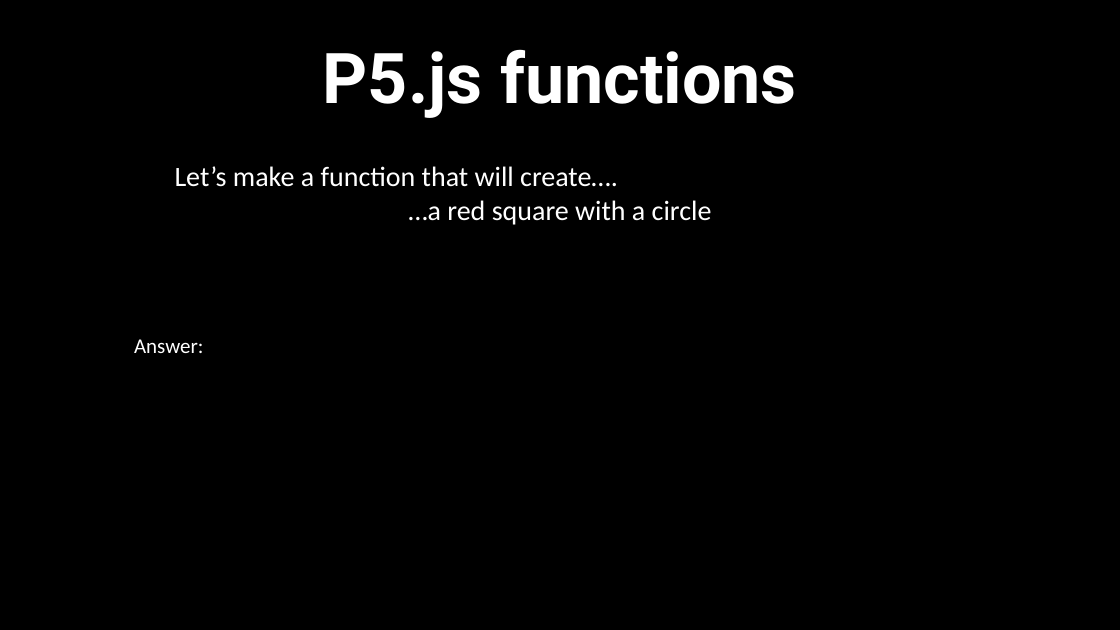
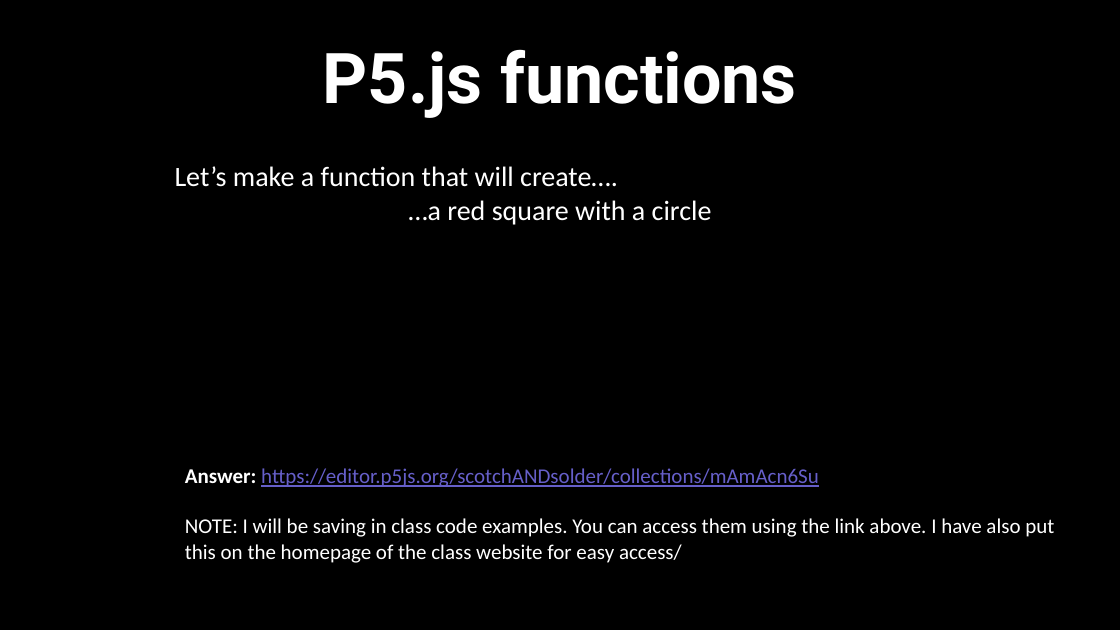
Before and after one commit to scotchANDsolder/Classes-and-Teaching, a slide deck: slide 15 of STA-491-PC-F21/4 - Functions.pptx. Drawn at 1120x630 pixels with LibreOffice and Linux fonts; fonts in the diff are those of the drawing. Boxes give left, top, right and bottom in pixels: in the first picture for what was removed or moved away, otherwise in the second. Text is boxed around its words. In the diff, an @@ line names an element or a change of style, - is before the commit and + after.

Commit message:
Added link to code examples

```diff
--- a/STA-491-PC-F21/4 - Functions.pptx
+++ b/STA-491-PC-F21/4 - Functions.pptx
@@ text removed at box(134, 339, 203, 353) @@
-Answer:
@@ text added at box(185, 468, 1054, 563), 18 pt, text #FFFFFF @@
+Answer: https://editor.p5js.org/scotchANDsolder/collections/mAmAcn6Su
+NOTE: I will be saving in class code examples. You can access them using the link above. I have also put this on the homepage of the class website for easy access/
```
Also in this commit, not shown: 1 other slide changed, 1 other file.
